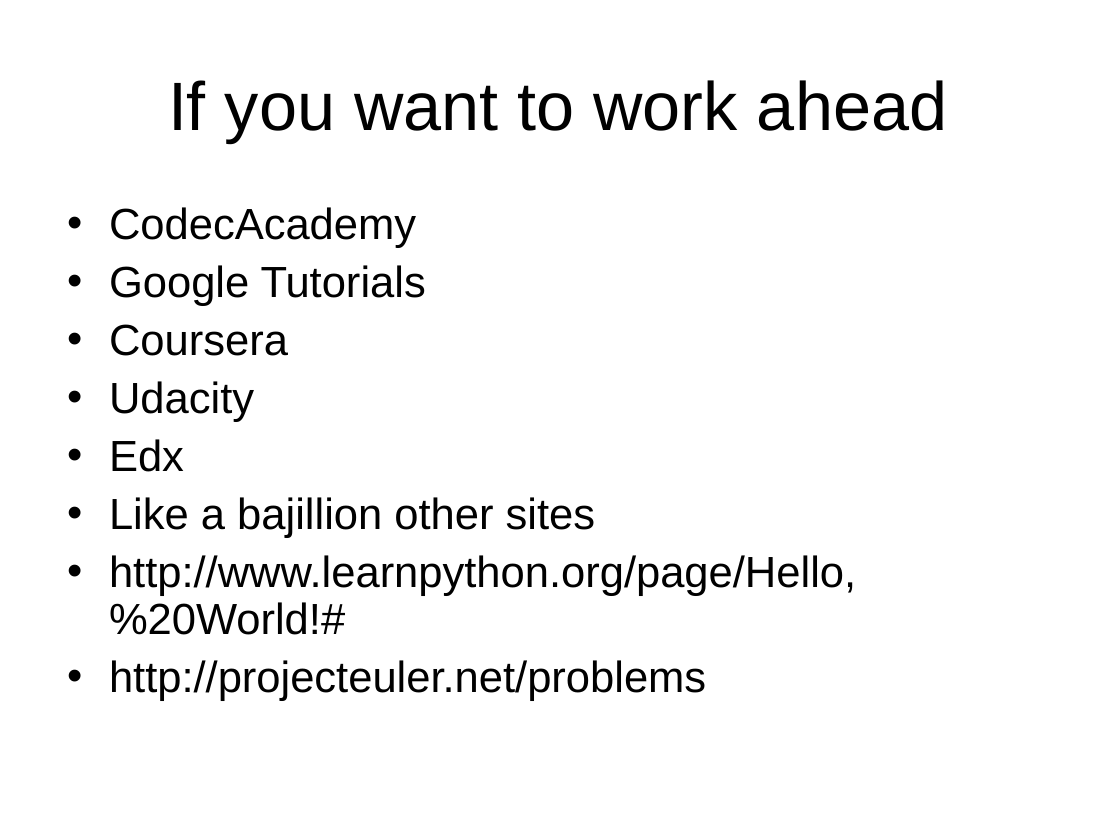
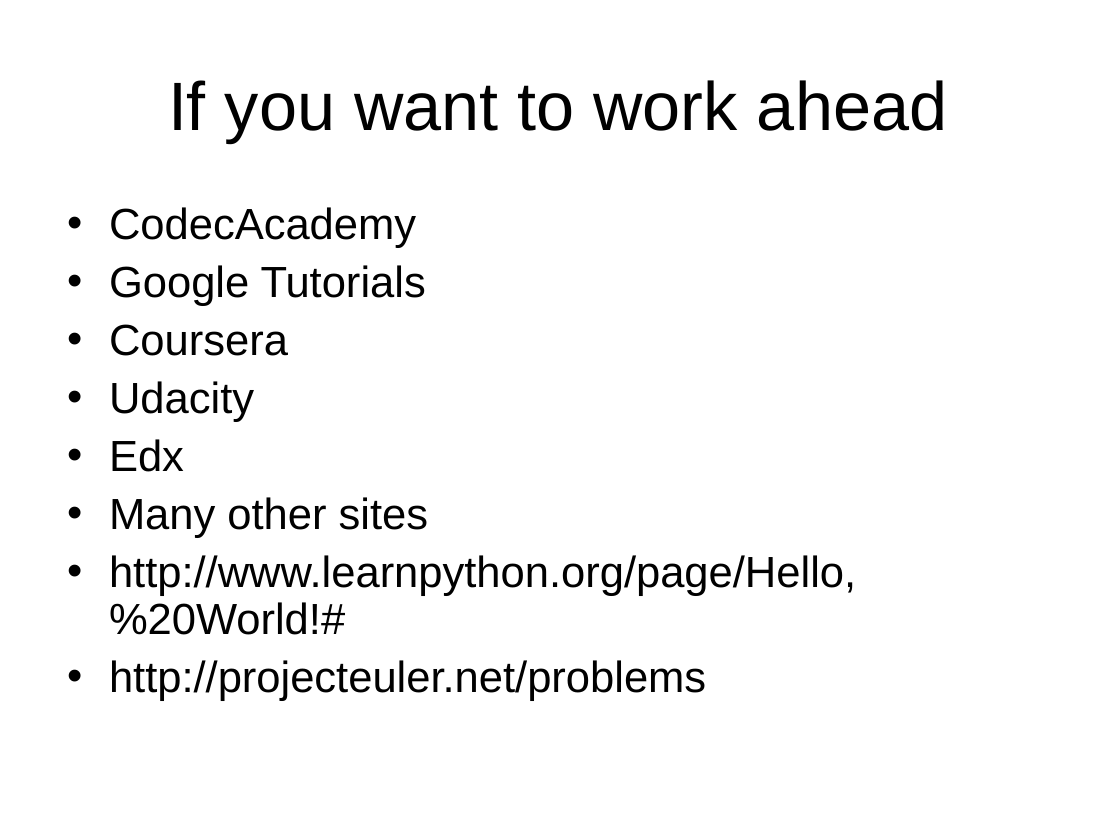
Before and after one commit to cdcox/PythonClassScripts, a slide deck: slide 17 of LectureForMeeting1.ppt. Drawn at 1120x840 pixels with LibreOffice and Linux fonts; fonts in the diff are those of the drawing. Boxes give left, top, right and bottom in pixels: in the first picture for what was removed or moved away, otherwise in the second. Text is boxed around its words. In the diff, an @@ line names an element or a change of style, - is before the commit and + after.

```diff
--- a/LectureForMeeting1.ppt
+++ b/LectureForMeeting1.ppt
@@ text at [109, 497, 428, 538]: text changed @@
-• Like a bajillion other sites
+• Many other sites
```
Also in this commit, not shown: 4 other slides changed.
